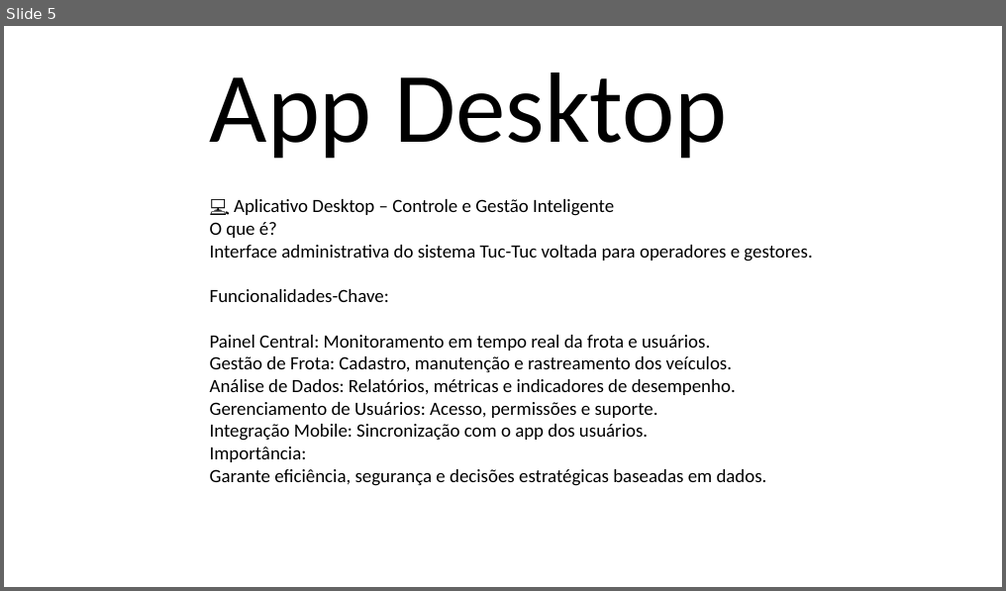
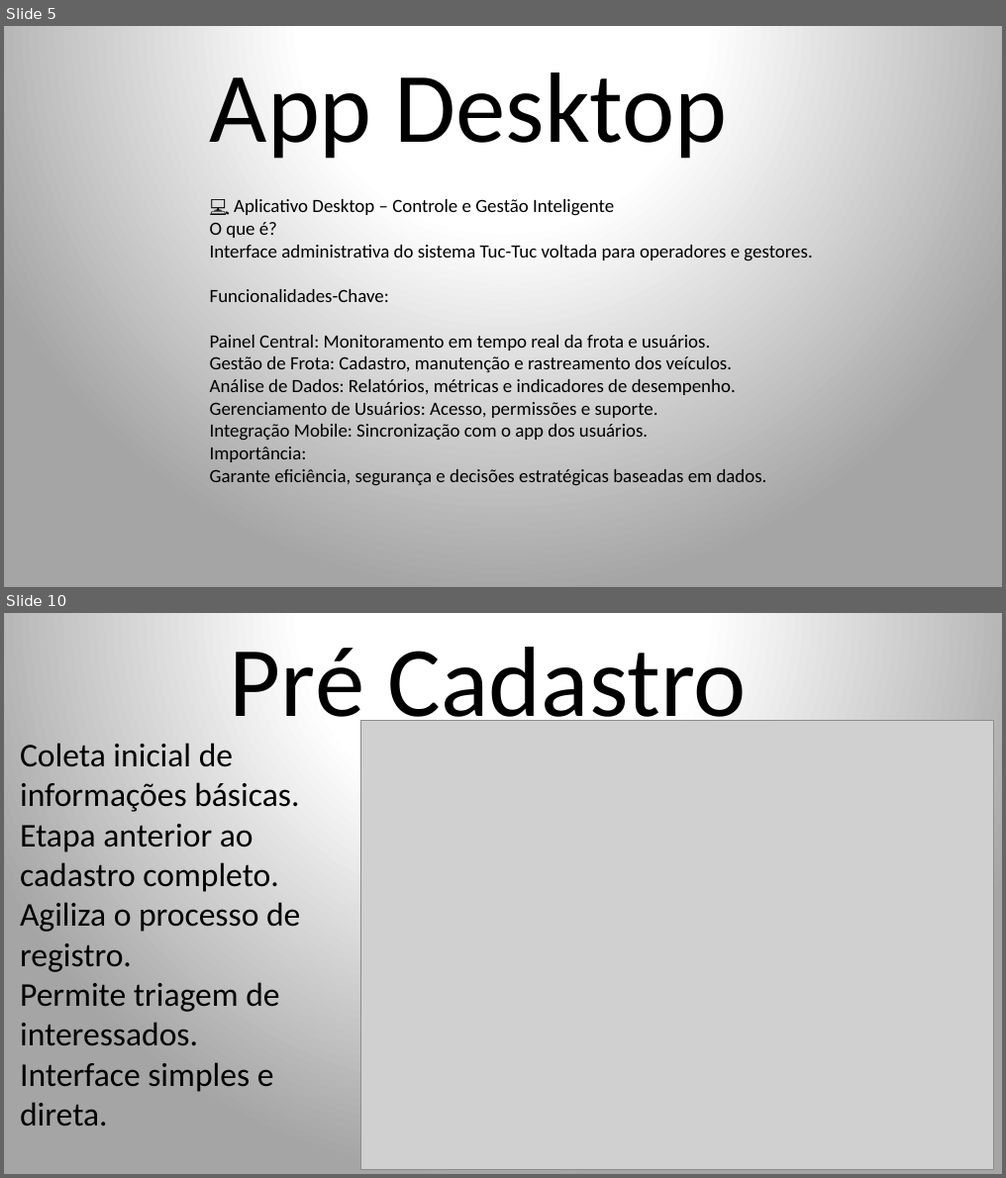
Before and after one commit to NapoleaoJunior/projeto_integrador_mobilidade, a slide deck: apresentacao final/Projeto integrador (Atualizado).pptx. Shown one above the other, each under a label of ours: slide 5 before the commit, slides 5 and 10 after it; the slides between them are not shown. The pictures are 1006x591 and 1006x1178 pixels, drawn with LibreOffice and Linux fonts; fonts in the diff are those of the drawing; grey boxes stand for pictures. Boxes give left, top, right and bottom in pixels: in the first picture for what was removed or moved away, otherwise in the second. Text is boxed around its words. In the diff, an @@ line names an element or a change of style, - is before the commit and + after.

```diff
--- a/apresentacao final/Projeto integrador (Atualizado).pptx
+++ b/apresentacao final/Projeto integrador (Atualizado).pptx
@@ slide 10 added at [4,613,1002,1174], background gradient #FFFFFF to #A5A5A5 @@
@@ title added at [230,647,746,739], 96 pt, text #000000 @@
+Pré Cadastro
@@ picture added at [360,720,994,1170] @@
@@ text added at [20,743,300,1126], 32 pt, text #000000 @@
+Coleta inicial de informações básicas.
+Etapa anterior ao cadastro completo.
+Agiliza o processo de registro.
+Permite triagem de interessados.
+Interface simples e direta.
@@ slide 5 changed as well @@
@@ background #FFFFFF to gradient #FFFFFF to #A5A5A5 @@
```
Also in this commit, not shown: 19 other slides changed, 2 other slides added, 3 slides removed.
